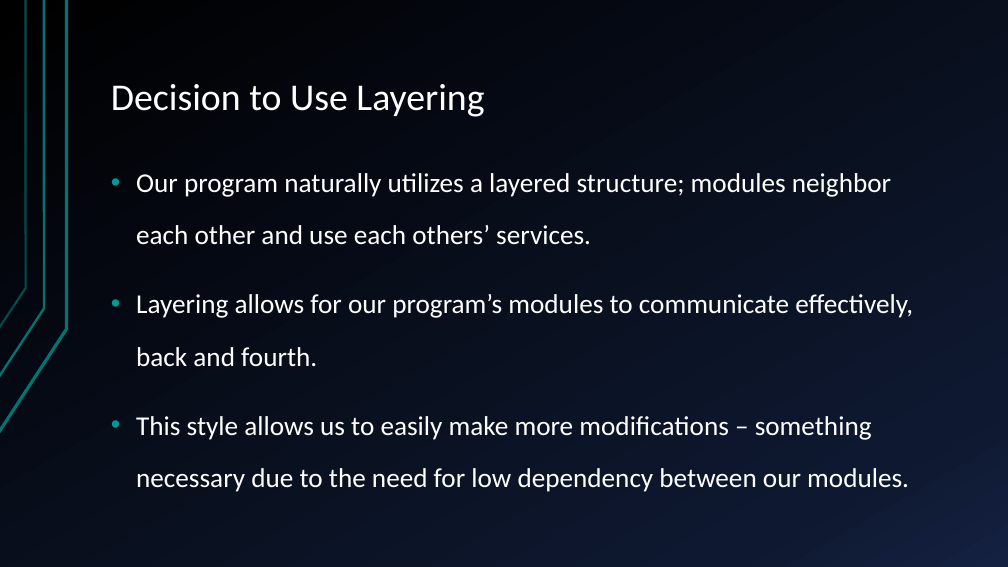
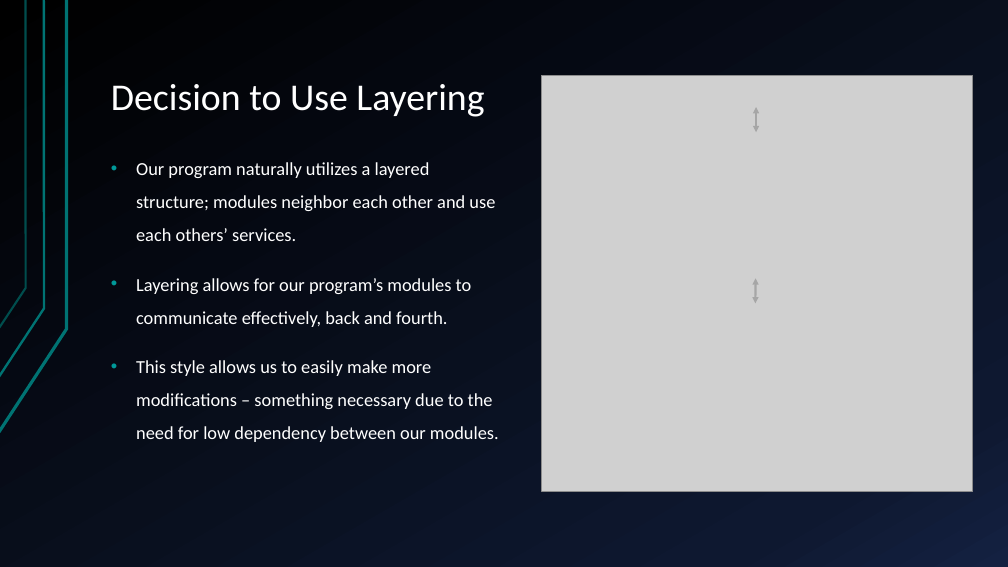
Before and after one commit to Jared-Peterson/TeamRepo, a slide deck: slide 5 of Documents/Architectural Presentation.pptx. Drawn at 1008x567 pixels with LibreOffice and Linux fonts; fonts in the diff are those of the drawing; grey boxes stand for pictures. Boxes give left, top, right and bottom in pixels: in the first picture for what was removed or moved away, otherwise in the second. Text is boxed around its words. In the diff, an @@ line names an element or a change of style, - is before the commit and + after.

```diff
--- a/Documents/Architectural Presentation.pptx
+++ b/Documents/Architectural Presentation.pptx
@@ picture added at [541, 76, 972, 492] @@
@@ double arrow added from (756, 107) to (756, 132), #A6A6A6 2 pt @@
@@ text "Our program naturally utilizes a ..." at [136, 162, 499, 442]: size 25.9 to 17.5 pt; line spacing 1.6 to 1.5 @@
@@ double arrow added from (755, 278) to (755, 303), #A6A6A6 2 pt @@
```
Also in this commit, not shown: 1 other slide changed, 1 other file.
